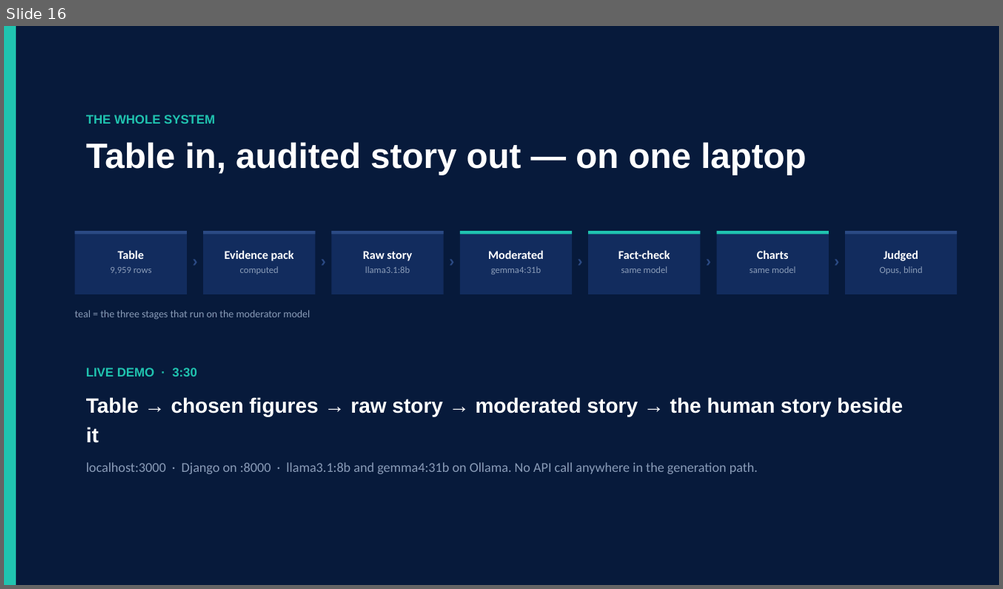
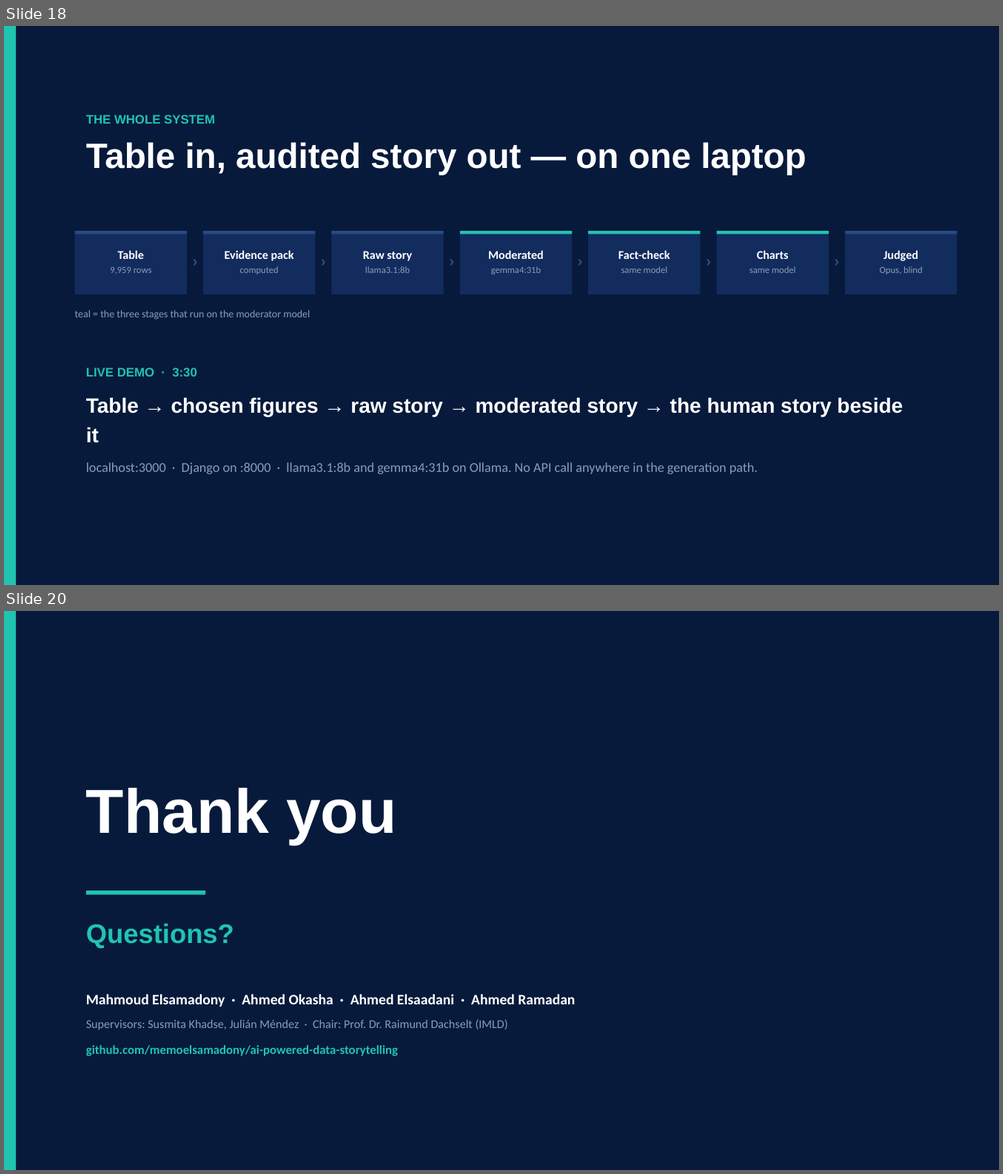
Before and after one commit to memoelsamadony/ai-powered-data-storytelling, a slide deck: presentation/AI-Storytelling-Final-Talk.pptx. Shown one above the other, each under a label of ours: slide 16 before the commit, slides 18 and 20 after it; the slides between them are not shown. The pictures are 1003x589 and 1003x1174 pixels, drawn with LibreOffice and Linux fonts; fonts in the diff are those of the drawing. Boxes give left, top, right and bottom in pixels: in the first picture for what was removed or moved away, otherwise in the second. Text is boxed around its words. In the diff, an @@ line names an element or a change of style, - is before the commit and + after.

```diff
--- a/presentation/AI-Storytelling-Final-Talk.pptx
+++ b/presentation/AI-Storytelling-Final-Talk.pptx
@@ slide 20 added at <box>4,611,999,1170</box>, background #FFFFFF @@
@@ rectangle added at <box>4,611,999,1170</box>, fill #071A3B @@
@@ rectangle added at <box>4,611,16,1170</box>, fill #20C4B0 @@
@@ text added at <box>86,788,396,845</box>, 60 pt, text #FFFFFF, bold @@
+Thank you
@@ rectangle added at <box>86,891,205,895</box>, fill #20C4B0 @@
@@ text added at <box>86,923,234,948</box>, 26 pt, text #20C4B0, bold @@
+Questions?
@@ text added at <box>86,994,575,1056</box>, 11.5 pt, text #8A9CB8, bold @@
+Mahmoud Elsamadony · Ahmed Okasha · Ahmed Elsaadani · Ahmed Ramadan
+Supervisors: Susmita Khadse, Julián Méndez · Chair: Prof. Dr. Raimund Dachselt (IMLD)
+github.com/memoelsamadony/ai-powered-data-storytelling
@@ what was slide 16 is now slide 18 @@
```
Also in this commit, not shown: 8 slides changed, 2 other slides added, 7 other files.
